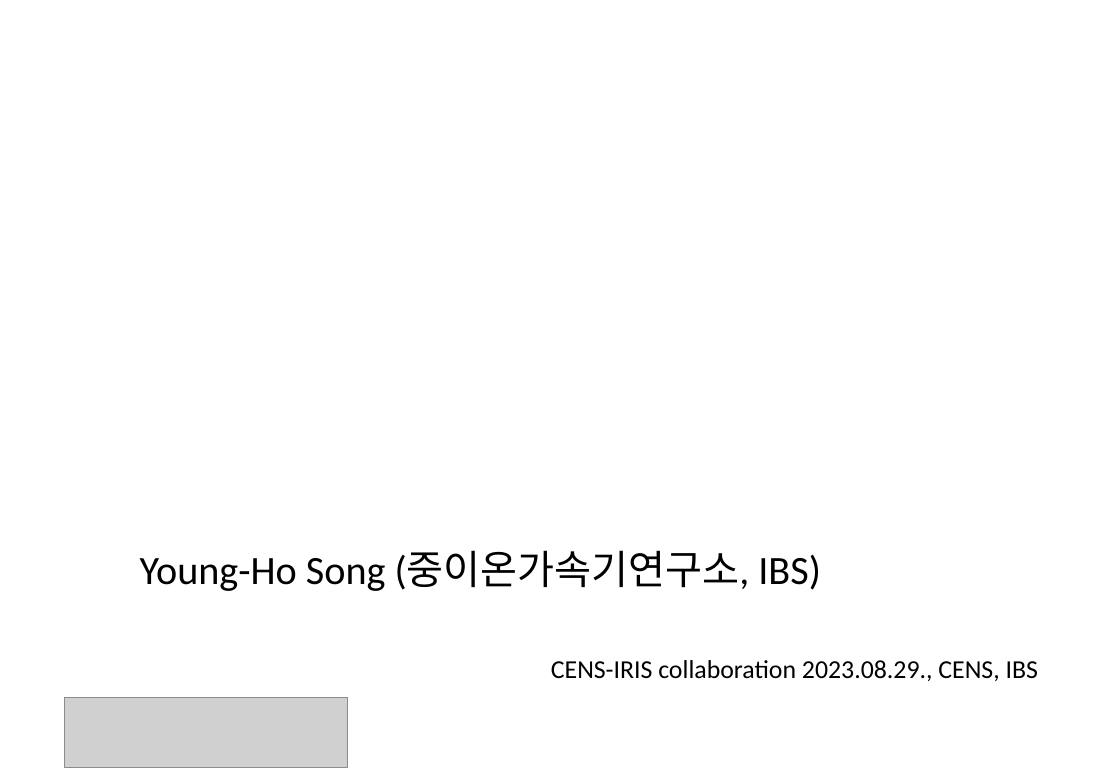
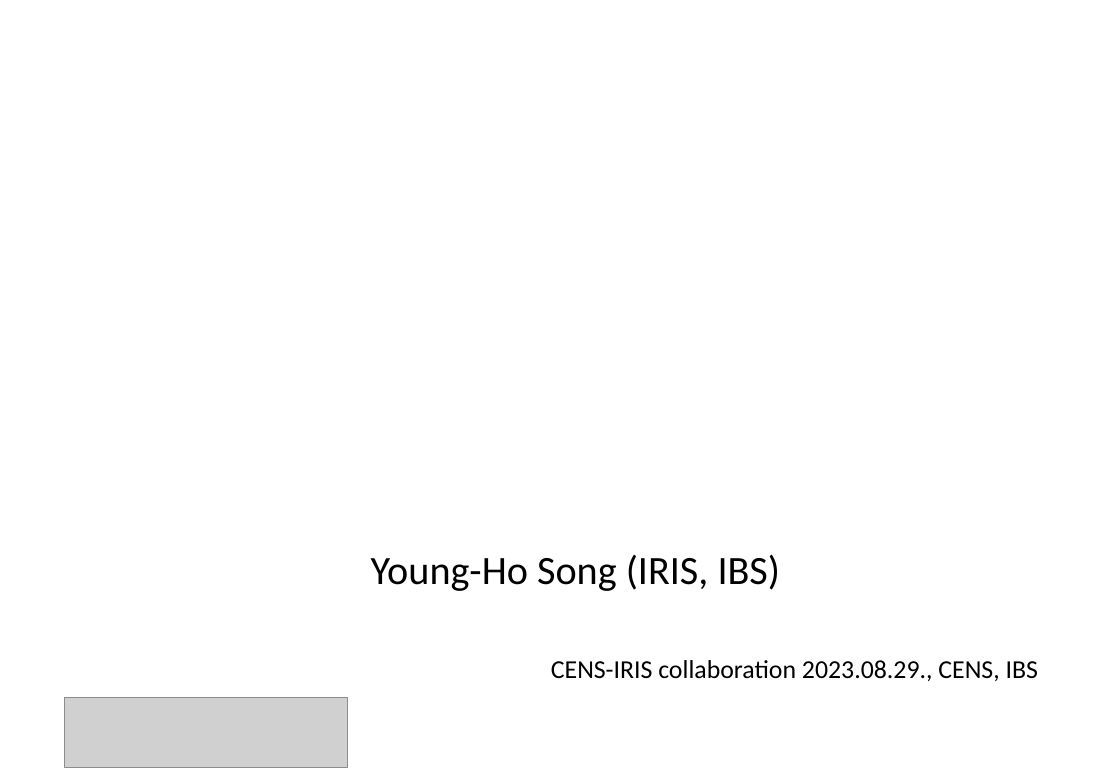
Before and after one commit to alphacentaury-github/NPSS2020, a slide deck: slide 1 of 20230829_CENS_BHF.pptx. Drawn at 1120x775 pixels with LibreOffice and Linux fonts; fonts in the diff are those of the drawing; grey boxes stand for pictures; background and template pictures are left out. Boxes give left, top, right and bottom in pixels: in the first picture for what was removed or moved away, otherwise in the second. Text is boxed around its words. In the diff, an @@ line names an element or a change of style, - is before the commit and + after.

```diff
--- a/20230829_CENS_BHF.pptx
+++ b/20230829_CENS_BHF.pptx
@@ text at (371,554,781,591): text changed @@
-  Young-Ho Song (중이온가속기연구소, IBS)
+  Young-Ho Song (IRIS, IBS)
```
Also in this commit, not shown: 2 slides added.
